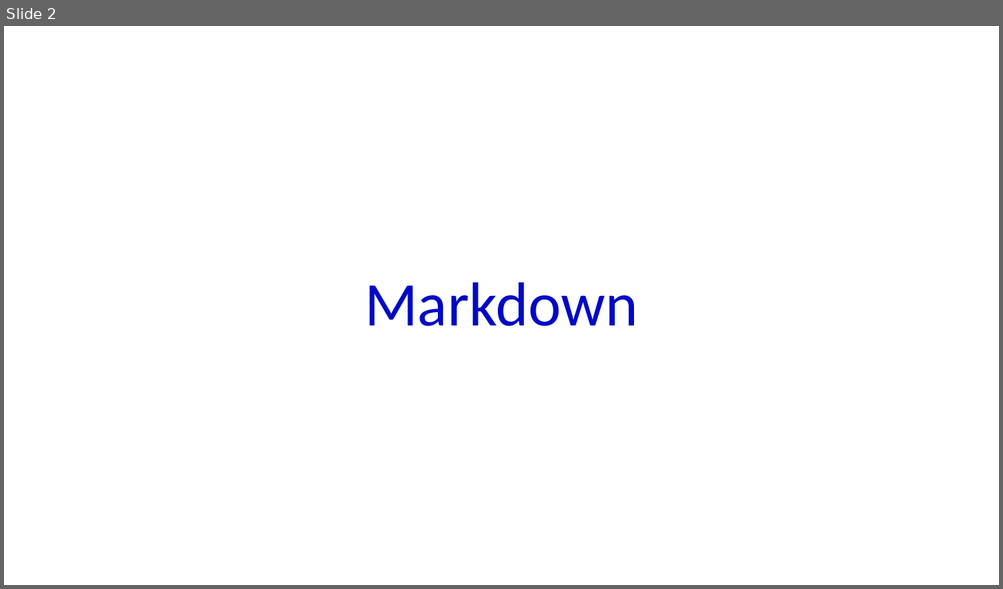
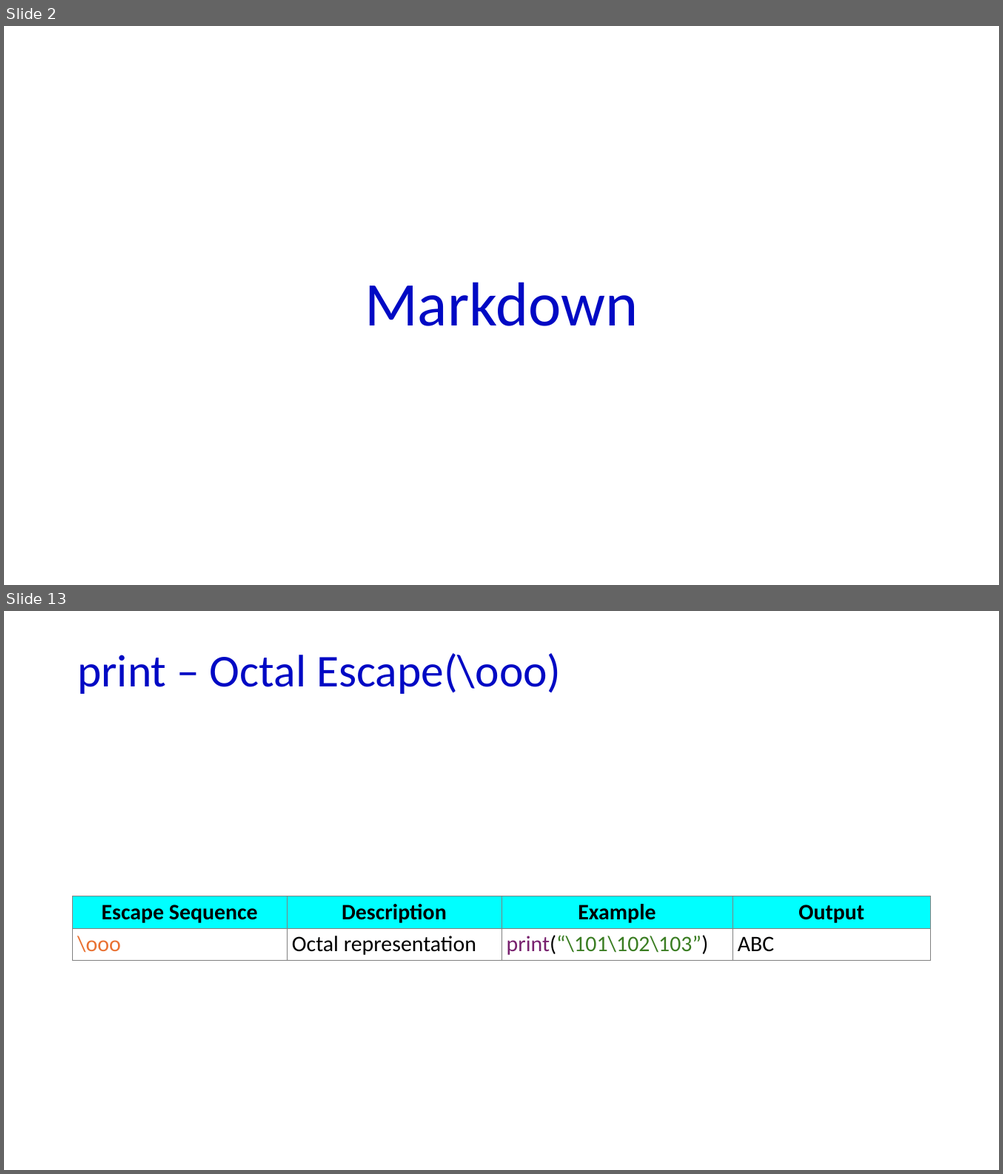
Before and after one commit to marslearnings/Machine-Learning-With-Python, a slide deck: ppt/Python.pptx. Shown one above the other, each under a label of ours: slide 2 before the commit, slides 2 and 13 after it; the slides between them are not shown. The pictures are 1003x589 and 1003x1174 pixels, drawn with LibreOffice and Linux fonts; fonts in the diff are those of the drawing. Boxes give left, top, right and bottom in pixels: in the first picture for what was removed or moved away, otherwise in the second. Text is boxed around its words. In the diff, an @@ line names an element or a change of style, - is before the commit and + after.

Commit message:
added new concept print statements

```diff
--- a/ppt/Python.pptx
+++ b/ppt/Python.pptx
@@ slide 13 added at <box>4,611,999,1170</box>, background #FFFFFF @@
@@ title added at <box>77,653,561,694</box>, 66 pt, text #0009C4 @@
+print – Octal Escape(\ooo)
@@ table added at <box>73,897,930,960</box>, 2 rows, 4 columns @@
+Escape Sequence | Description | Example | Output
+\ooo | Octal representation | print(“\101\102\103”) | ABC
```
Also in this commit, not shown: 10 other slides added, 4 other files.
